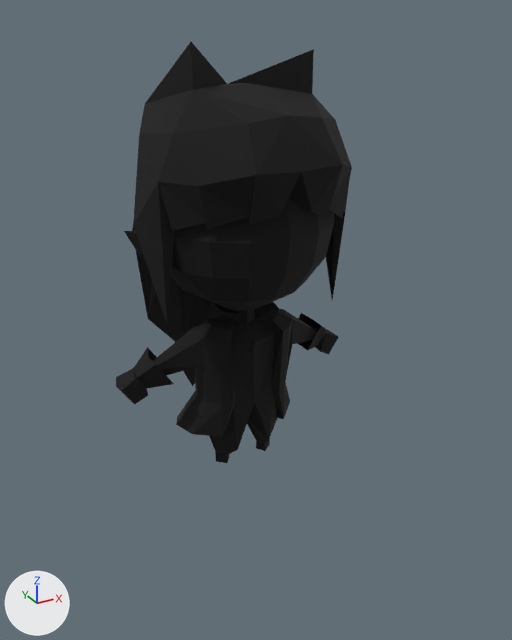
A saved change to the COLLADA model assets/3dmodels/players/aleace/aleace.dae.
Before and after are seen from a camera (50 mm lens) standing at (-2.72, -5.2, 4.0) and looking at (-0.3, -0.81, 1.81). Lighting does not change. The marker at lower left points along +X, +Y and +Z.

The first picture shows 'Aleace'.
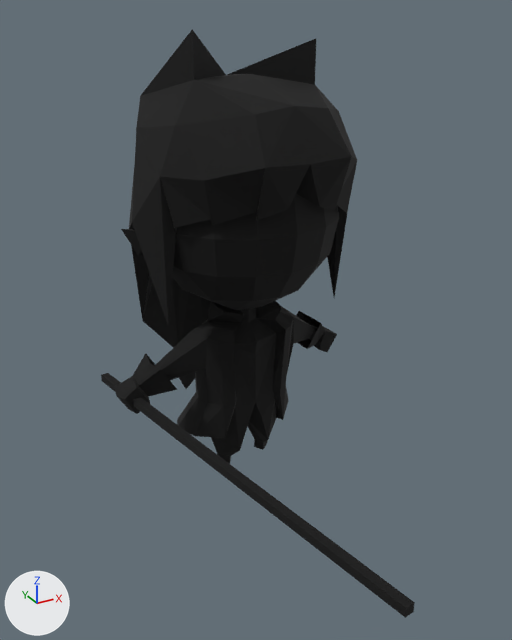
Edits to the scene script, one JSON object a line:
```json
{"block": "me_aleace", "where": "# used by ob_aleace; location = (0.0, 0.0, 0.0)"}
{"op": "remove", "block": "me_aleace", "code": "me_aleace.from_pydata(...)  # 262 vertices, 516 faces; spans x -1.15..1.15, y -0.93..1.19, z 0.0..3.79"}
{"op": "add", "block": "me_aleace", "code": "me_aleace.from_pydata(...)  # 262 vertices, 516 faces; spans x -1.2..1.18, y -0.98..1.23, z -0.01..3.87"}
{"block": "me_aleace", "change": "me_aleace part 1: 260 of 262 vertices moved; they spanned x -1.15..1.15, y -0.93..1.19, z 0.0..3.79 and now span x -1.2..1.18, y -0.98..1.23, z -0.01..3.87; mean shift (0.0, -0.01, 0.01); largest move (-1.15, 0.19, 0.97) -> (-1.2, 0.03, 0.96)"}
{"op": "add", "block": "me_aleace_001", "code": ["me_aleace_001 = bpy.data.meshes.new('Aleace.001')", "me_aleace_001.from_pydata([(0.42, -1.96, 0.04), (-0.16, 1.63, 0.01), (-0.16, 1.62, -0.06), (-0.09, 1.63, -0.06), (0.49, -1.95, 0.11), (0.48, -1.95, 0.04), (0.42, -1.96, 0.11), (-0.09, 1.64, 0.01)], [], [(0, 1, 2), (1, 3, 2), (3, 4, 5), (5, 6, 0), (2, 5, 0), (7, 6, 4), (0, 6, 1), (1, 7, 3), (3, 7, 4), (5, 4, 6), (2, 3, 5), (7, 1, 6)])", "me_aleace_001.materials.append(mat_aleace)  # black #000000"]}
{"op": "add", "block": "ob_weapon", "code": ["ob_weapon = bpy.data.objects.new('Weapon', me_aleace_001)", "ob_weapon.location = (-1.028, -1.1, 0.923)"]}
```

Changed parts and their boxes (x1, y1, x2, y2) in the pictures (512 x 640 px):
```json
{"object": "Aleace", "change": "reshaped", "before": [116, 42, 352, 463], "after": [114, 29, 357, 464]}
{"object": "Weapon", "change": "added", "after": [101, 373, 415, 618], "on screen": "black"}
```
